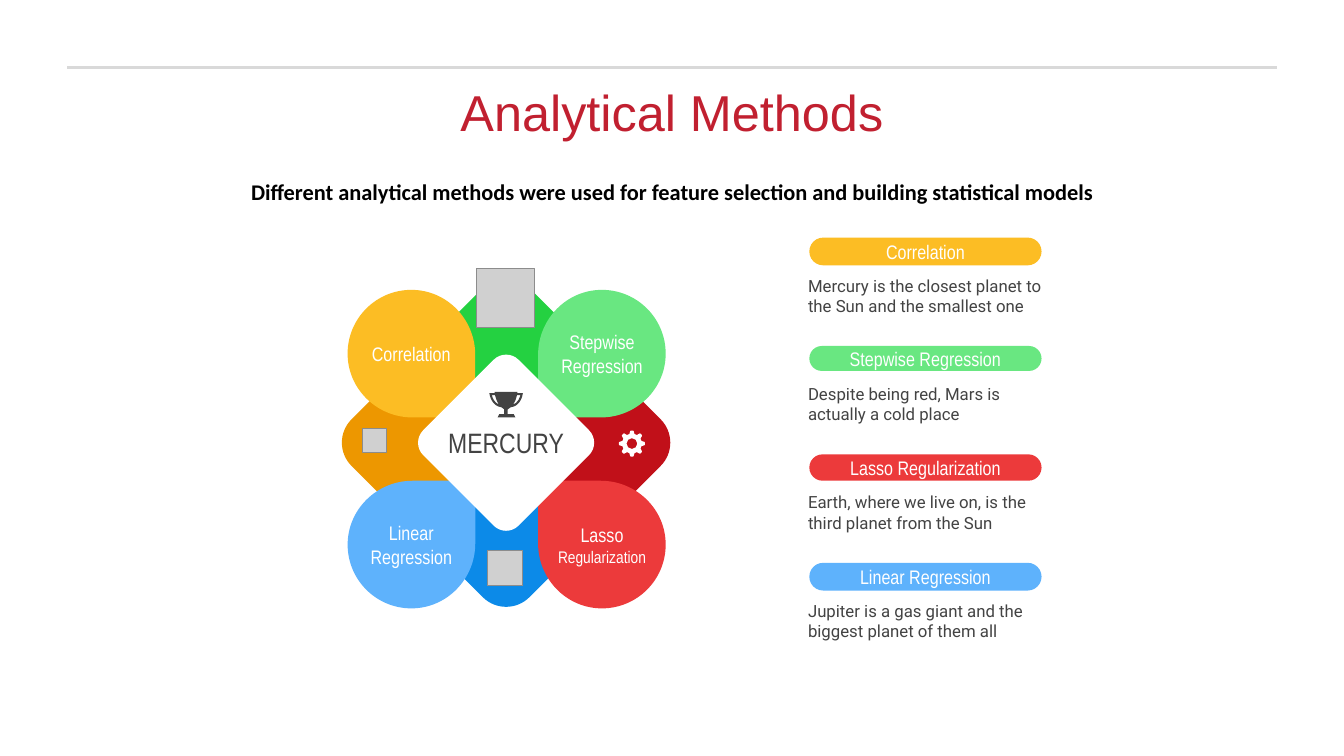
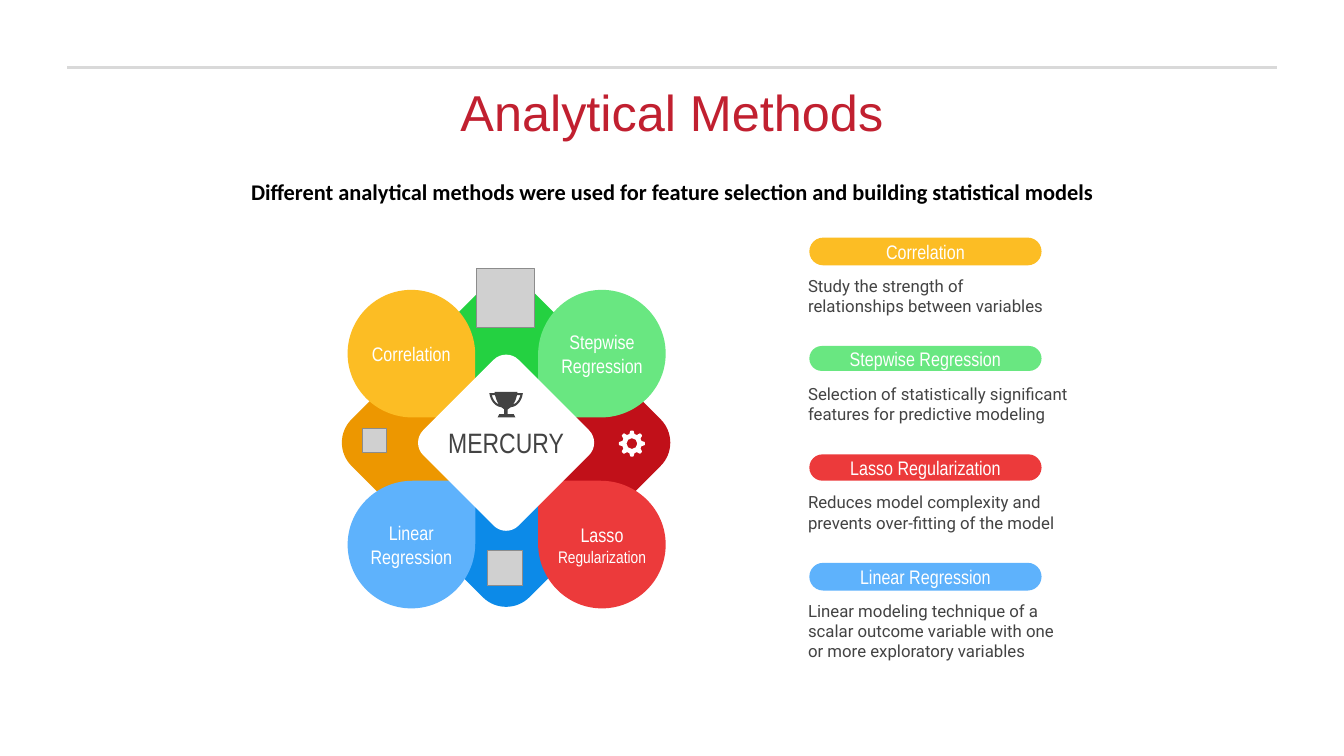
Before and after one commit to rajakash31/Presidential_Election_2016_Classification, a slide deck: slide 1 of Final Submission/PPT Slides/Analytical Methods Slide.pptx. Drawn at 1344x756 pixels with LibreOffice and Linux fonts; fonts in the diff are those of the drawing; grey boxes stand for pictures; background and template pictures are left out. Boxes give left, top, right and bottom in pixels: in the first picture for what was removed or moved away, otherwise in the second. Text is boxed around its words. In the diff, an @@ line names an element or a change of style, - is before the commit and + after.

Commit message:
Analytical Methods Slide => Added Content

```diff
--- a/Final Submission/PPT Slides/Analytical Methods Slide.pptx
+++ b/Final Submission/PPT Slides/Analytical Methods Slide.pptx
@@ text at [808,279,1043,316]: text changed @@
-Mercury is the closest planet to the Sun and the smallest one
+Study the strength of relationships between variables
@@ text at [808,387,1067,424]: text changed @@
-Despite being red, Mars is actually a cold place
+Selection of statistically significant features for predictive modeling
@@ text at [808,495,1054,533]: text changed @@
-Earth, where we live on, is the third planet from the Sun
+Reduces model complexity and prevents over-fitting of the model
@@ text at [808,604,1054,661]: text changed @@
-Jupiter is a gas giant and the biggest planet of them all
+Linear modeling technique of a scalar outcome variable with one or more exploratory variables
```
